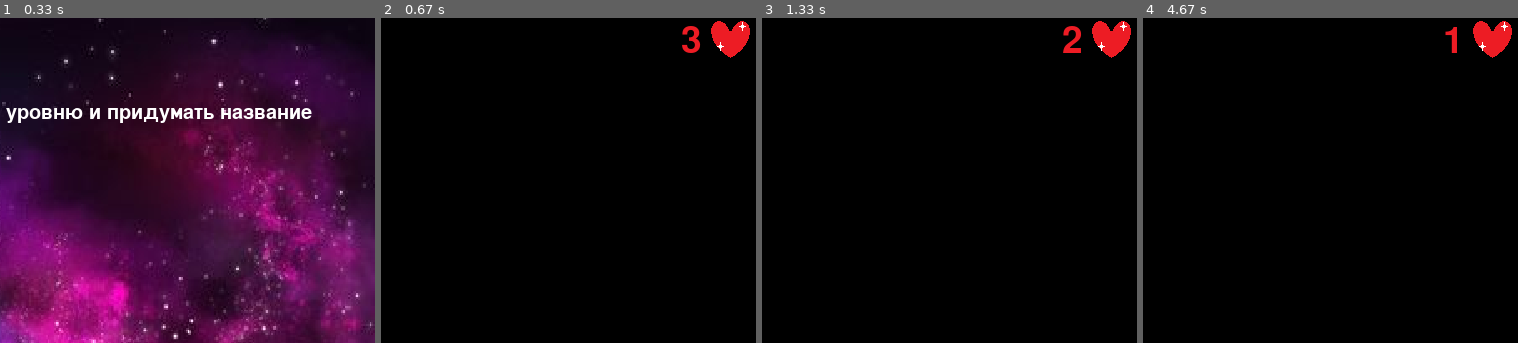
Above: before the commit, frames 1-4 (left to right).
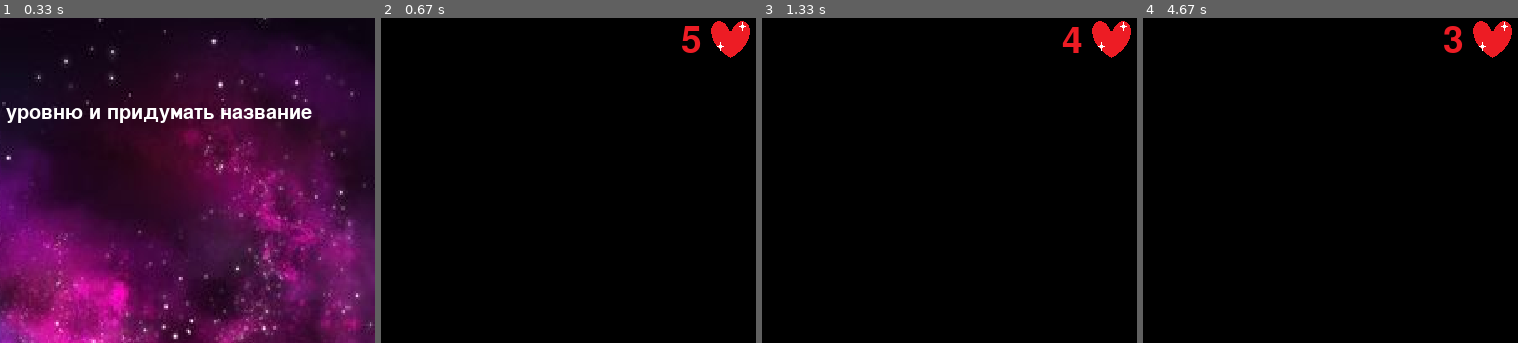
Above: after the commit, the same moments.

Repository: AZEN-SGG/PyGameProject
Game: pygame game, started from MainProgramm.py
Two runs of this game, one before a commit and one after it. Both use one fixed random seed, a clock stepped at 60 frames per second and the inputs below.
Inputs:
- Up to frame 1 (0.33 s): no input
- Up to frame 2 (0.67 s): hold Right from 0.33 s (still down)
- Up to frame 3 (1.33 s): release Right at 0.8 s; hold Up 0.83-1.13 s; tap Space at 1.17 s
- Up to frame 4 (4.67 s): hold Right 1.5-1.97 s; tap Space at 1.57, 1.87, 2.07, 2.37, 2.63, 2.97, 3.4, 3.8, 4.1, 4.47 s; hold Left 2-2.53 s; hold Down 2.57-2.87 s; hold Left 2.9-3.3 s; hold Up 3.33-3.7 s; hold Right 3.73-4.37 s
The pictures show only the part of the screen within x 50-100%, y 1-51%; the shares and areas given below are measured in that part.

Frame 1 is identical in both runs. In frame 2, 0.2% of the frame differs, in the area x 80-86%, y 2-11%; in frame 3, 0.3%; in frame 4, 0.2%.

Commit message:
Изменила количество жизней

Diff:
--- a/FirstLevel.py
+++ b/FirstLevel.py
@@ -495,7 +495,7 @@
         self.color = color
         self.font = pygame.font.Font(None, 55)
 
-        self.life = '3'
+        self.life = '5'
 
     def update(self, color=(237, 28, 36)):  # Этот метод позволит обновлять счёт
         text = self.font.render(self.life, True, color)  # Рисую счёт - коричневый цвет
@@ -510,7 +510,7 @@
         return int(self.life)
 
     def alive(self):
-        self.life = '3'
+        self.life = '5'
 
 
 # Создаем игру и окно
--- a/preservation.txt
+++ b/preservation.txt
@@ -1,4 +1,4 @@
-1.1.3.001000
+1.3.3.000000
 2.1.3.000000
 3.3.30.000500
 4.1.3.000000
